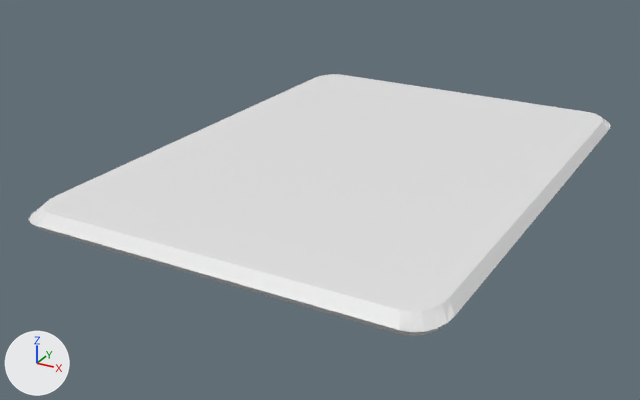
Before and after pictures for a commit that changed the glTF model Classes/Effects/FullHouse/Carta.glb.
One viewpoint serves both versions: a camera (50 mm lens) standing at (0.806, -1.655, 0.712) and looking at (-0.064, -0.074, -0.078). Every picture has the same lights, and +X, +Y and +Z are marked at lower left. Materials are left out; every surface is plain grey. Vertices at the same position are counted once.

Script lines for the objects in view, before the commit:
```python
me_plane_002 = bpy.data.meshes.new('Plane.002')
me_plane_002.from_pydata(...)  # 144 vertices, 302 faces; spans x -1.01..1.01, y -1.01..1.01, z -0.01..0.05
me_plane_002.materials.append(mat_material_002)
ob_plane = bpy.data.objects.new('Plane', me_plane_002)
ob_plane.location = (0.0, 0.0, -0.013)
ob_plane.rotation_euler = (0.00169, 0.0167, 1.565)  # degrees (0.1, 1, 90)
ob_plane.scale = (0.598, 0.418, 0.598)
```
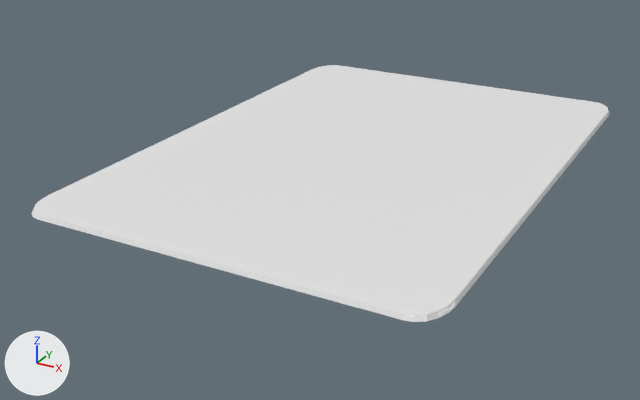
Location of each change, [x1, y1, x2, y2] in pixels of the pictures (640 x 400 px):
'Plane', reshaped, moved, turned: before [29, 74, 611, 336]; after [31, 65, 610, 322]

Patch to the scene script:
```diff
--- a/Classes/Effects/FullHouse/Carta.glb.py
+++ b/Classes/Effects/FullHouse/Carta.glb.py
@@ me_plane_002 @@
 # used by ob_plane; location = (0.0, 0.0, -0.013); rotation_euler = (0.00169, 0.0167, 1.565), in degrees (0.1, 1, 90); scale = (0.598, 0.418, 0.598)
-me_plane_002.from_pydata(...)  # 144 vertices, 302 faces; spans x -1.01..1.01, y -1.01..1.01, z -0.01..0.05
+me_plane_002.from_pydata(...)  # 72 vertices, 162 faces; spans x -1.01..1.01, y -1.01..1.01, z 0.03..0.05
+# me_plane_002 part 1: the loose piece of 72 vertices spanning x -1.01..1.01, y -1.01..1.01, z -0.01..0.05 is rebuilt with 72 vertices and now spans x -1.01..1.01, y -1.01..1.01, z 0.03..0.05
@@ ob_plane @@
 ob_plane = bpy.data.objects.new('Plane', me_plane_002)
-ob_plane.location = (0.0, 0.0, -0.013)
-ob_plane.rotation_euler = (0.00169, 0.0167, 1.565)  # degrees (0.1, 1, 90)
+ob_plane.location = (0.0, 0.0, 0.0)
+ob_plane.rotation_euler = (0.0, 0.0, 1.571)  # degrees (0, 0, 90)
 ob_plane.scale = (0.598, 0.418, 0.598)
```
